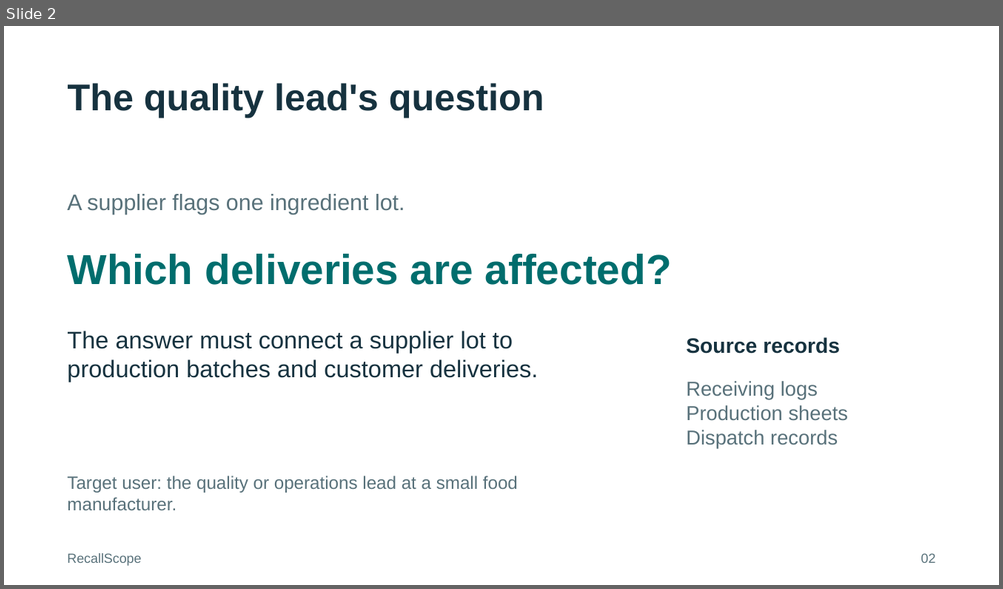
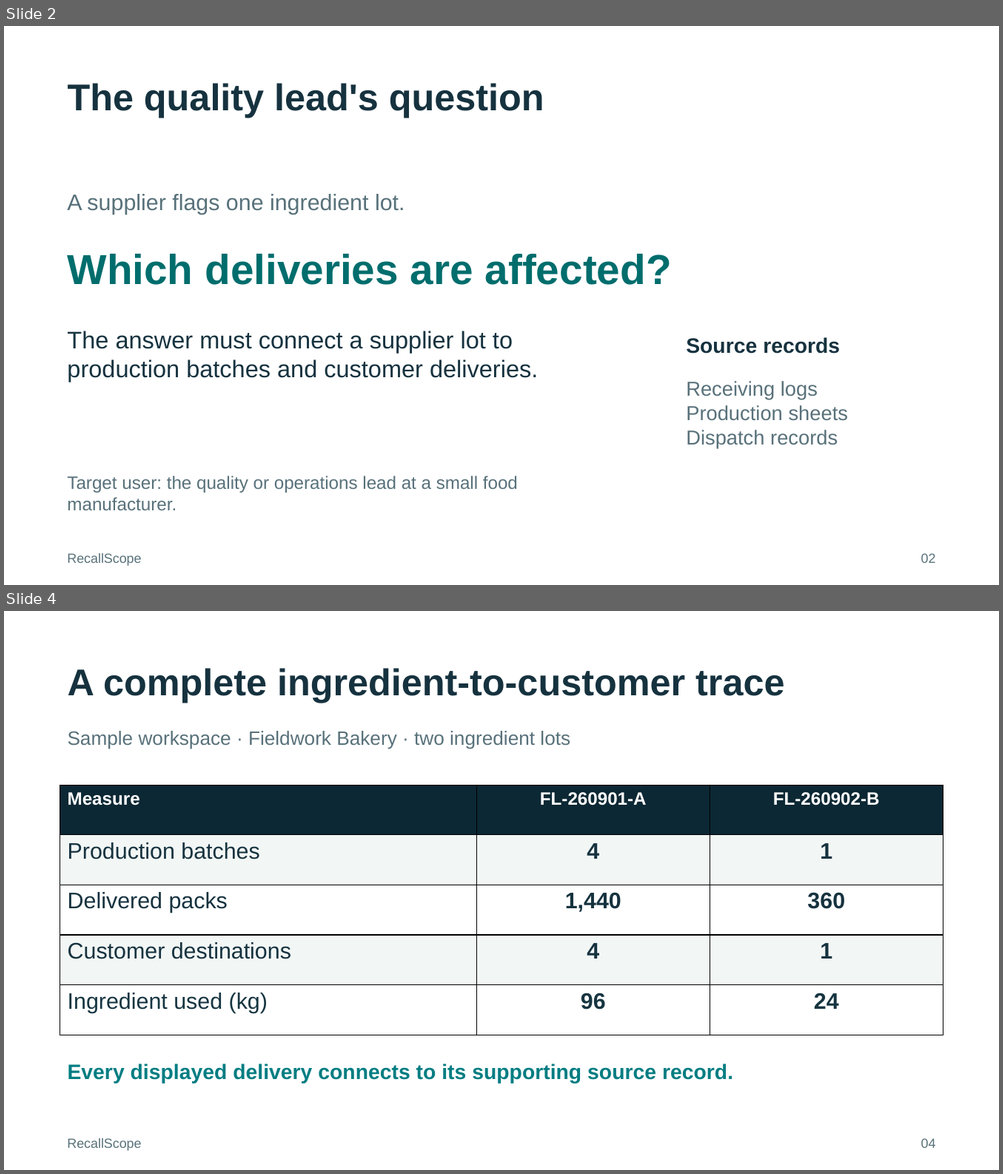
Before and after one commit to HackIndiaXYZ/ai-first-startup-hackathon-build-a-startup-using-ai-only-console, a slide deck: docs/RecallScope-Pitch.pptx. Shown one above the other, each under a label of ours: slide 2 before the commit, slides 2 and 4 after it; the slides between them are not shown. The pictures are 1003x589 and 1003x1174 pixels, drawn with LibreOffice and Linux fonts; fonts in the diff are those of the drawing. Boxes give left, top, right and bottom in pixels: in the first picture for what was removed or moved away, otherwise in the second. Text is boxed around its words. In the diff, an @@ line names an element or a change of style, - is before the commit and + after.

Commit message:
Present a complete RecallScope showcase with connected evidence

```diff
--- a/docs/RecallScope-Pitch.pptx
+++ b/docs/RecallScope-Pitch.pptx
@@ slide 4 added at [4, 611, 999, 1170], background #FFFFFF @@
@@ text added at [68, 668, 784, 703], 36 pt, text #16323F, bold @@
+A complete ingredient-to-customer trace
@@ text added at [68, 731, 570, 749], 18.8 pt, text #58717A @@
+Sample workspace · Fieldwork Bakery · two ingredient lots
@@ table added at [60, 785, 942, 1035], 5 rows, 3 columns @@
+Measure | FL-260901-A | FL-260902-B
+Production batches | 4 | 1
+Delivered packs | 1,440 | 360
+Customer destinations | 4 | 1
+Ingredient used (kg) | 96 | 24
@@ text added at [68, 1064, 733, 1084], 20.2 pt, text #007D82, bold @@
+Every displayed delivery connects to its supporting source record.
@@ text added at [67, 1139, 141, 1151], 12.8 pt, text #58717A @@
+RecallScope
@@ text added at [921, 1139, 936, 1148], 12.8 pt, text #58717A @@
+04
```
Also in this commit, not shown: 5 slides changed, 1 other slide added, 2 slides removed, 23 other files.
